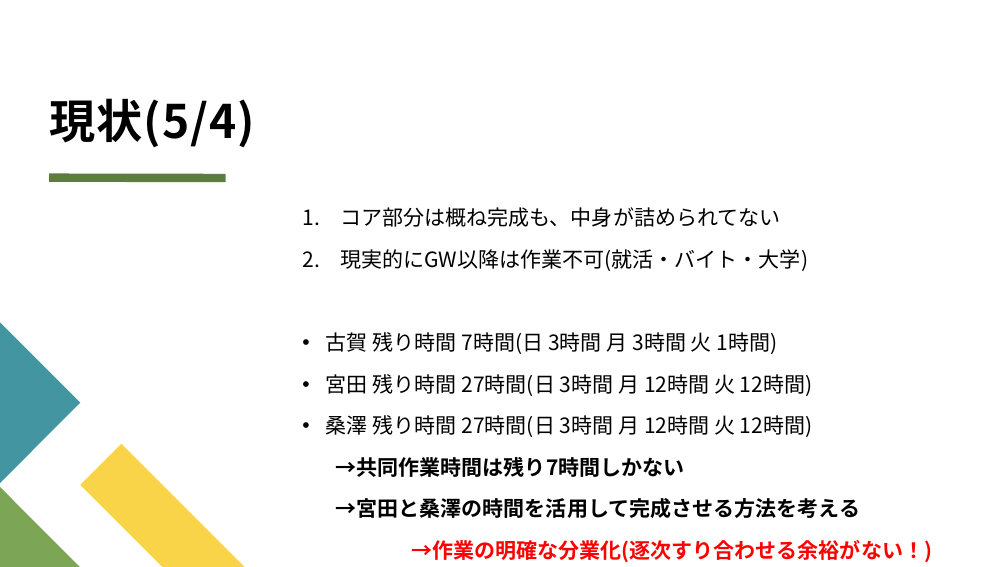
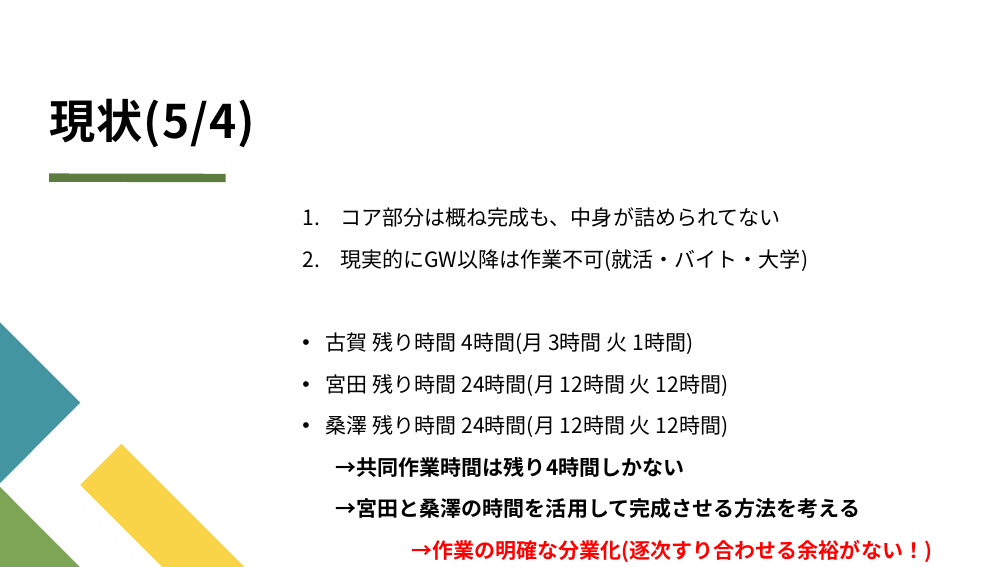
Before and after one commit to gcassette/game, a slide deck: slide 3 of カルシウム王子の冒険 予定+仕様書.pptx. Drawn at 1008x567 pixels with LibreOffice and Linux fonts; fonts in the diff are those of the drawing. Boxes give left, top, right and bottom in pixels: in the first picture for what was removed or moved away, otherwise in the second. Text is boxed around its words. In the diff, an @@ line names an element or a change of style, - is before the commit and + after.

```diff
--- a/カルシウム王子の冒険 予定+仕様書.pptx
+++ b/カルシウム王子の冒険 予定+仕様書.pptx
@@ text at <box>326,332,729,477</box>: text changed @@
-• 古賀 残り時間 7時間(日 3時間 月 3時間 火 1時間)
-• 宮田 残り時間 27時間(日 3時間 月 12時間 火 12時間)
-• 桑澤 残り時間 27時間(日 3時間 月 12時間 火 12時間)
-  →共同作業時間は残り7時間しかない
+• 古賀 残り時間 4時間(月 3時間 火 1時間)
+• 宮田 残り時間 24時間(月 12時間 火 12時間)
+• 桑澤 残り時間 24時間(月 12時間 火 12時間)
+  →共同作業時間は残り4時間しかない
```
Also in this commit, not shown: 2 other slides changed, 1 slide added, 13 other files.
